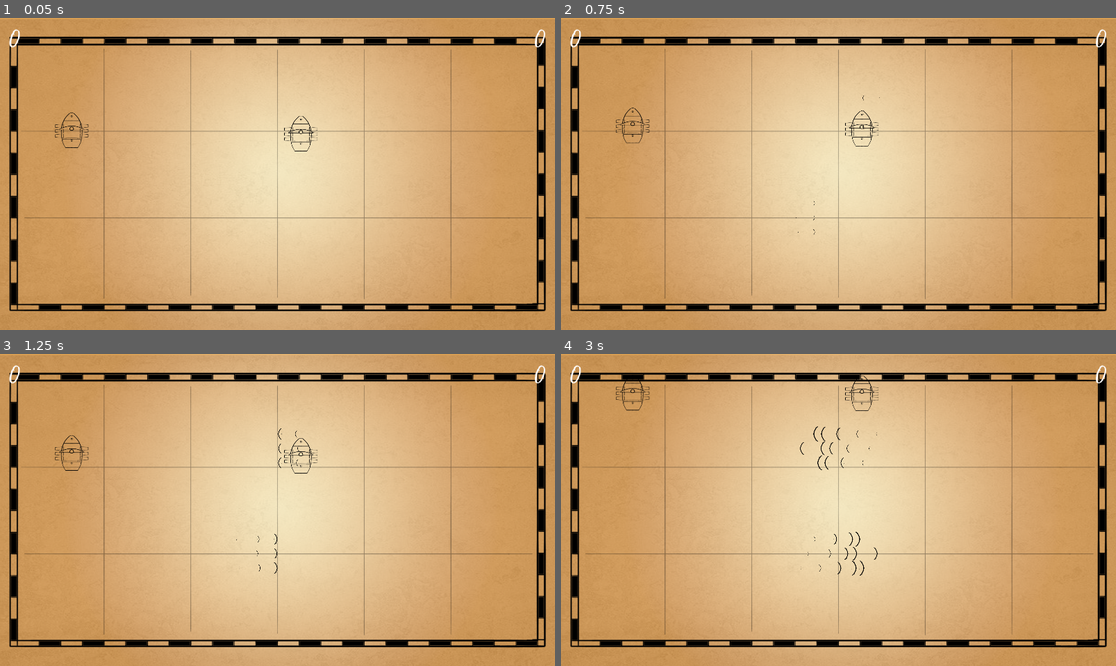
Above: before the commit, frames 1-4 (two rows, left to right).
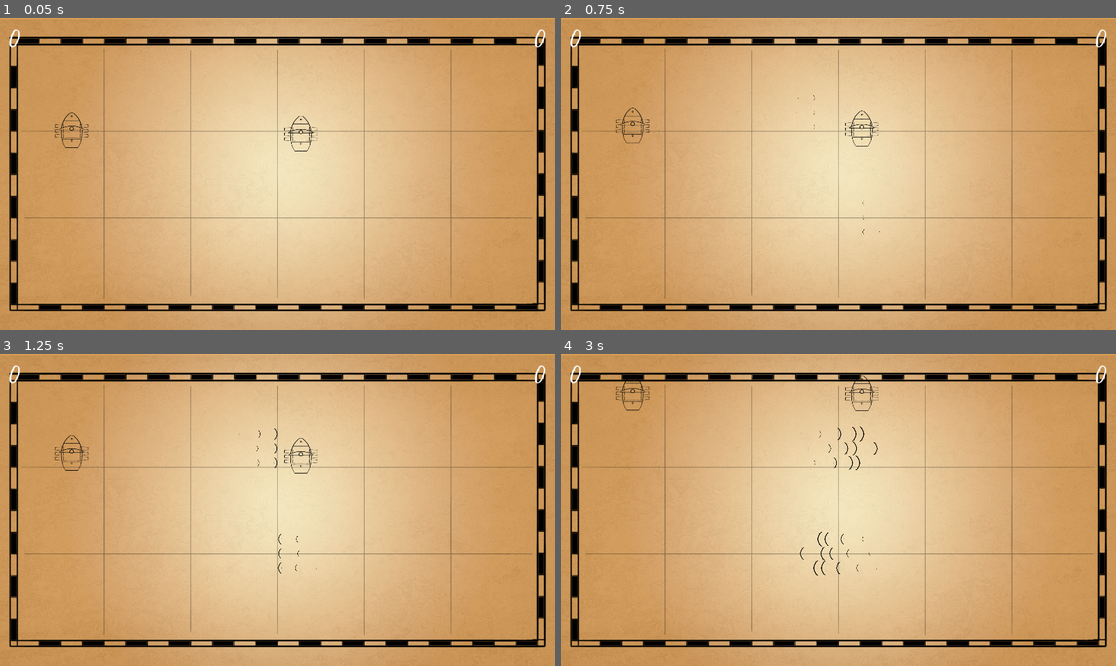
Above: after the commit, the same moments.

Repository: jservant/HighSails
Game: Godot game, scene res://Scenes/Basically Done/Main.tscn
The game is run twice, just before and just after one commit, with the same random seed, the same clock (stepped at 60 frames per second) and the same inputs.
Inputs:
- Up to frame 1 (0.05 s): no input
- Up to frame 2 (0.75 s): no input
- Up to frame 3 (1.25 s): no input
- Up to frame 4 (3 s): no input

Frame 1 is identical in both runs. In frame 2, less than 0.1% of the frame differs, in the area x 42-58%, y 24-70%; in frame 3, 0.1%; in frame 4, 0.4%, in the area x 43-58%, y 23-72%.

Commit message:
Fixed Windbox Particle Direction

Diff:
--- a/Scenes/Needs Work/Windbox.tscn
+++ b/Scenes/Needs Work/Windbox.tscn
@@ -13,14 +13,13 @@
 
 [sub_resource type="ParticlesMaterial" id=4]
 flag_disable_z = true
-direction = Vector3( 0, 1, 0 )
+direction = Vector3( 0, -1, 0 )
 spread = 0.0
 gravity = Vector3( 0, 0, 0 )
 initial_velocity = 500.0
 orbit_velocity = 0.0
 orbit_velocity_random = 0.0
 linear_accel = 20.0
-angle = 180.0
 scale_curve = SubResource( 3 )
 
 [node name="Windbox" type="Area2D"]
@@ -31,7 +30,7 @@
 shape = SubResource( 1 )
 
 [node name="Particles2D" type="Particles2D" parent="."]
-position = Vector2( 0, -200 )
+position = Vector2( 0, 200 )
 scale = Vector2( 0.3, 0.3 )
 amount = 6
 lifetime = 2.25
@@ -41,7 +40,7 @@
 texture = ExtResource( 2 )
 
 [node name="Particles2D3" type="Particles2D" parent="."]
-position = Vector2( -50, -200 )
+position = Vector2( -50, 200 )
 scale = Vector2( 0.3, 0.3 )
 amount = 6
 lifetime = 2.0
@@ -51,7 +50,7 @@
 texture = ExtResource( 2 )
 
 [node name="Particles2D2" type="Particles2D" parent="."]
-position = Vector2( 50, -200 )
+position = Vector2( 50, 200 )
 scale = Vector2( 0.3, 0.3 )
 amount = 6
 lifetime = 2.1
